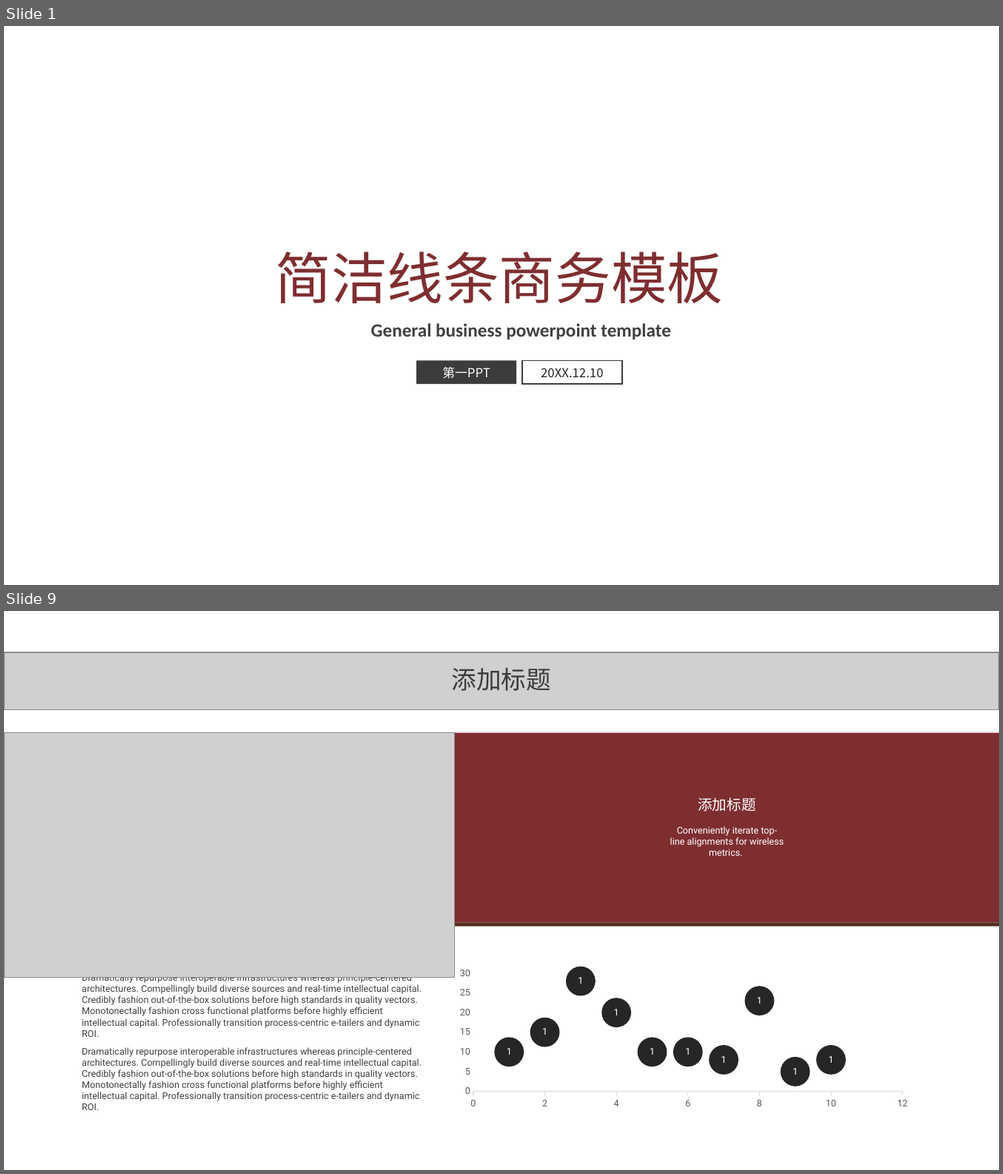
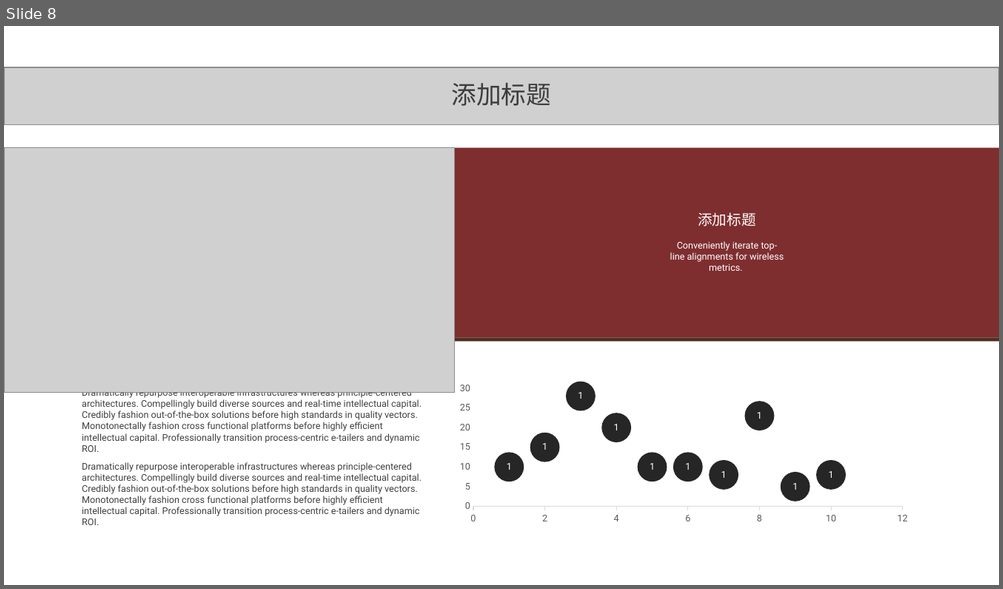
Before and after one commit to aopstudio/Notes, a slide deck: 移动互联导论作业-软件1607-20165018-岑哲栋.pptx. Shown one above the other, each under a label of ours: slides 1 and 9 before the commit, slide 8 after it; the slides between them are not shown. The pictures are 1003x1174 and 1003x589 pixels, drawn with LibreOffice and Linux fonts; fonts in the diff are those of the drawing; grey boxes stand for pictures; background and template pictures are left out. Boxes give left, top, right and bottom in pixels: in the first picture for what was removed or moved away, otherwise in the second. Text is boxed around its words. In the diff, an @@ line names an element or a change of style, - is before the commit and + after.

```diff
--- a/移动互联导论作业-软件1607-20165018-岑哲栋.pptx
+++ b/移动互联导论作业-软件1607-20165018-岑哲栋.pptx
@@ slide 1 removed at box(4, 26, 999, 585), background picture (left out) @@
@@ text removed at box(276, 252, 723, 304) @@
-简洁线条商务模板
@@ text removed at box(371, 323, 671, 340) @@
-General business powerpoint template
@@ rectangle removed at box(417, 361, 517, 384) @@
-第一PPT
@@ rectangle removed at box(523, 361, 623, 384) @@
-20XX.12.10
@@ what was slide 9 is now slide 8 @@
```
Also in this commit, not shown: 7 slides added, 7 other slides removed, 4 other files.
